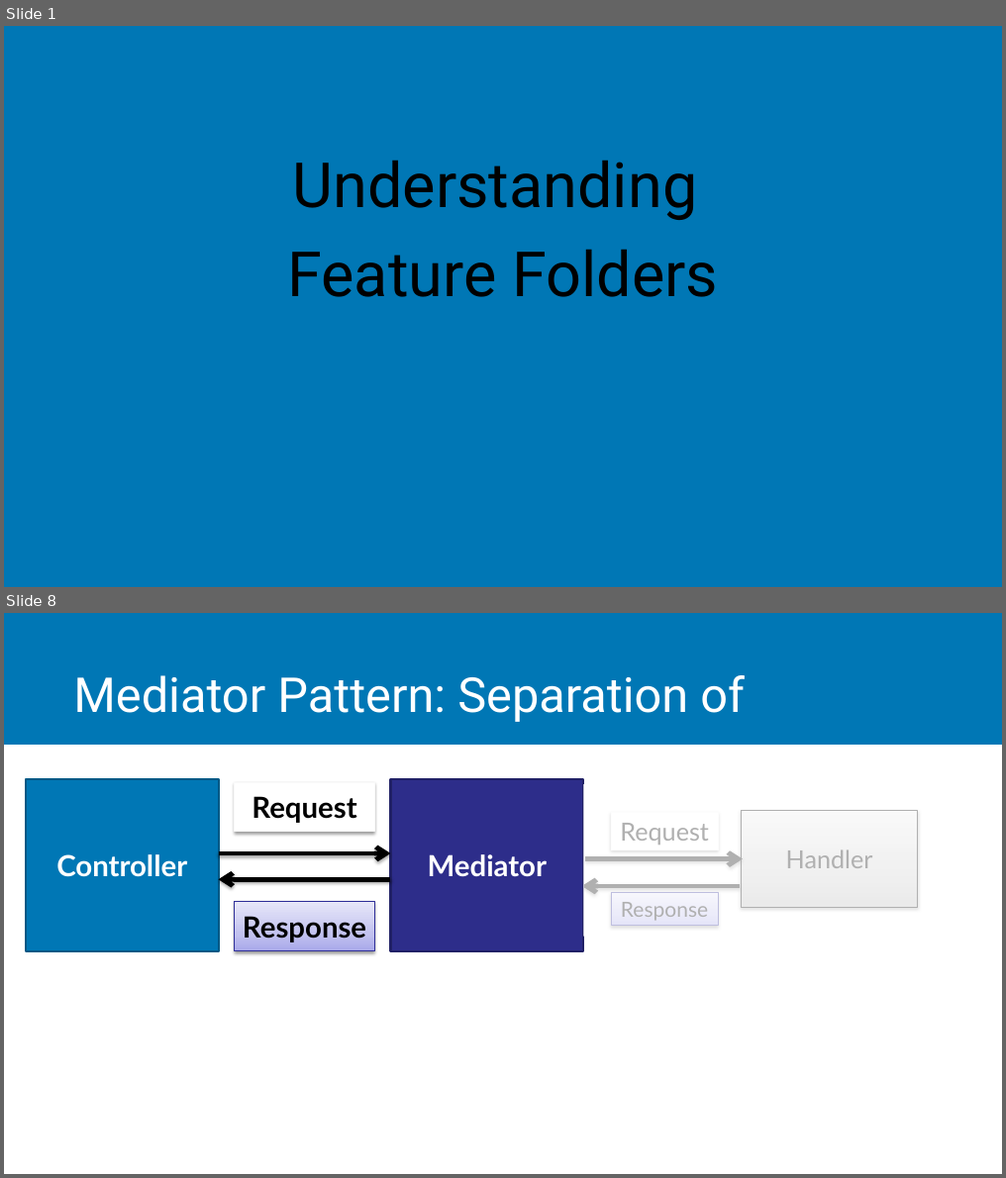
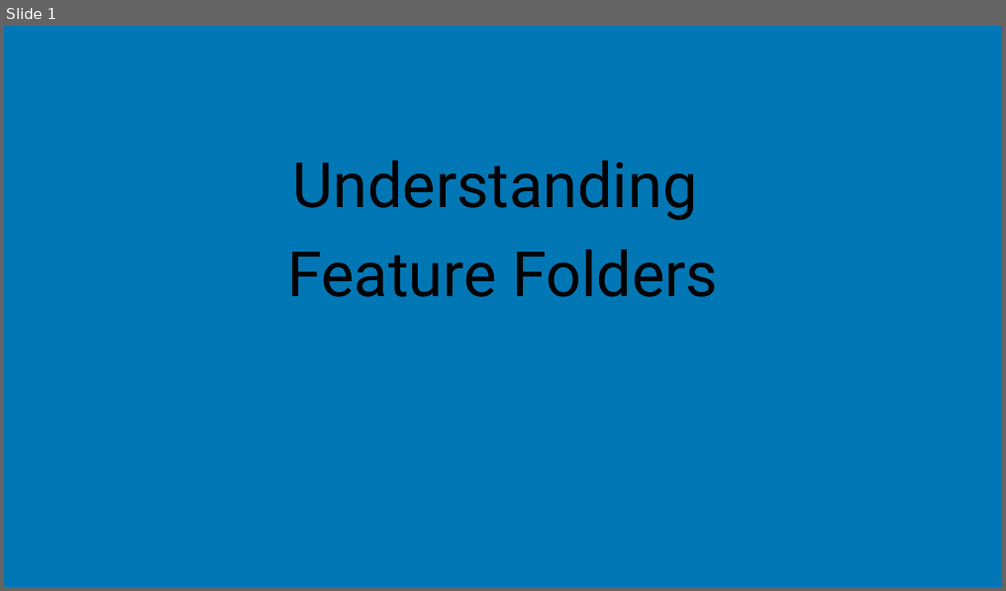
Before and after one commit to jchadwick/CustomizingAspNetMvc, a slide deck: 07_01-FeatureFolders.pptx. Shown one above the other, each under a label of ours: slides 1 and 8 before the commit, slide 1 after it; the slides between them are not shown. The pictures are 1006x1178 and 1006x591 pixels, drawn with LibreOffice and Linux fonts; fonts in the diff are those of the drawing. Boxes give left, top, right and bottom in pixels: in the first picture for what was removed or moved away, otherwise in the second. Text is boxed around its words. In the diff, an @@ line names an element or a change of style, - is before the commit and + after.

```diff
--- a/07_01-FeatureFolders.pptx
+++ b/07_01-FeatureFolders.pptx
@@ slide 8 removed at <box>4,613,1002,1174</box>, background #FFFFFF @@
@@ rectangle removed at <box>4,613,1002,745</box> @@
@@ title removed at <box>73,675,745,792</box> @@
-Mediator Pattern: Separation of Concerns
@@ rectangle removed at <box>583,784,943,937</box> @@
@@ rectangle removed at <box>611,812,718,850</box> @@
-Request
@@ rectangle removed at <box>742,811,918,907</box> @@
-Handler
@@ arrow removed from (585, 860) to (743, 860) @@
@@ group removed at <box>26,779,584,952</box>: 4 rectangles, 2 arrows @@
-Controller
-Mediator
-Request
-Response
@@ arrow removed from (740, 886) to (582, 886) @@
@@ rectangle removed at <box>611,893,718,926</box> @@
-Response
```
Also in this commit, not shown: 6 slides added, 7 other slides removed, 1 other file.
